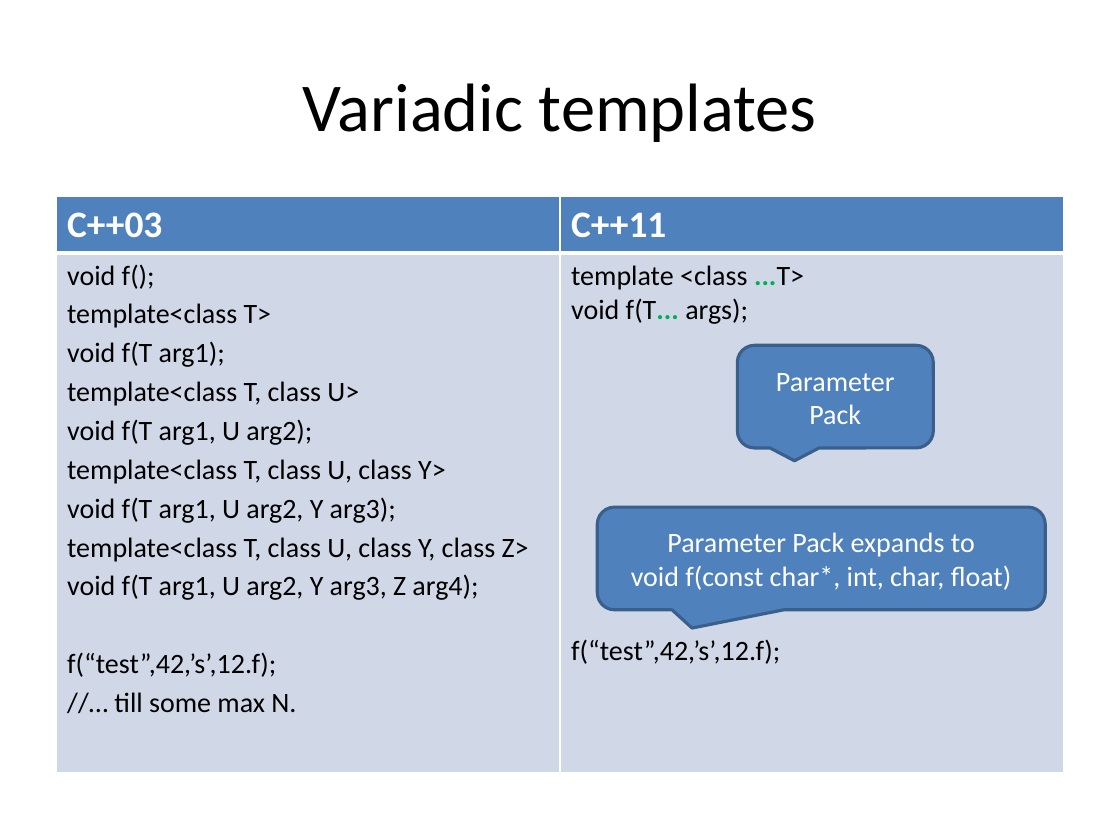
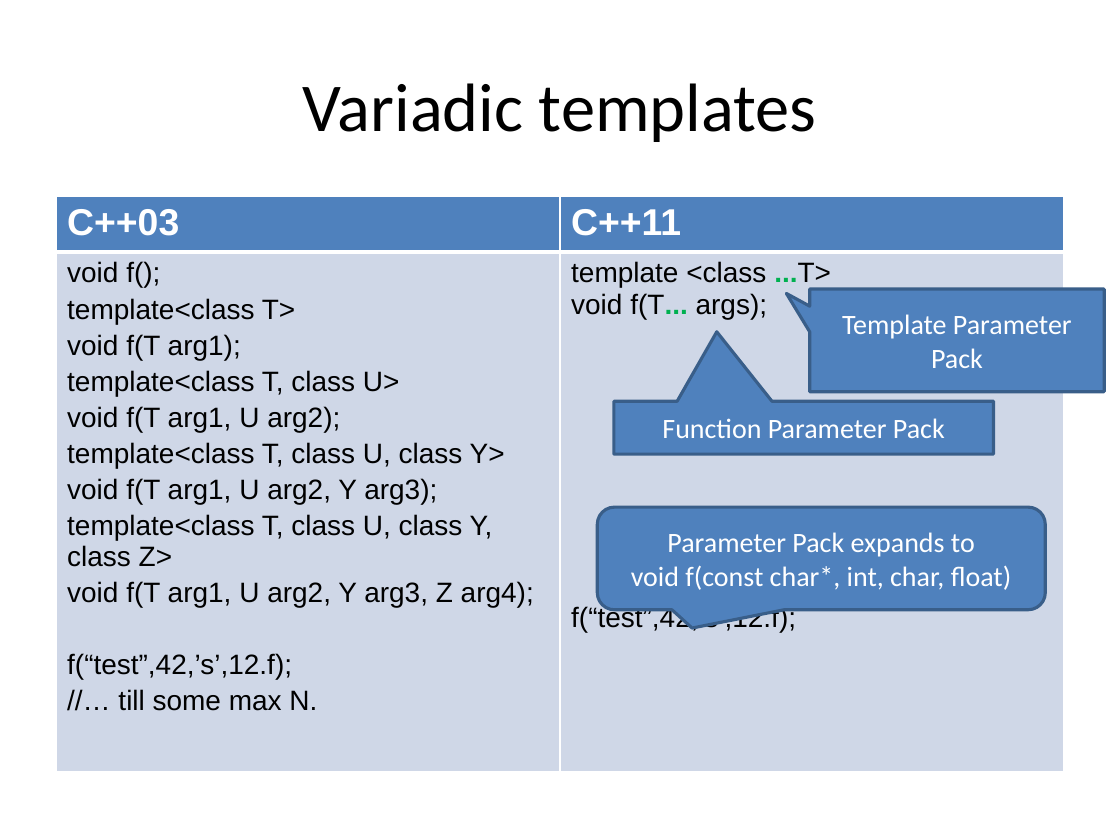
Before and after one commit to xtofl/cpp11training, a slide deck: slide 44 of slides/1.coreextensions-c11-121213071023-phpapp02-reordered.pptx (slide 40 before the commit). Drawn at 1120x840 pixels with LibreOffice and Linux fonts; fonts in the diff are those of the drawing. Boxes give left, top, right and bottom in pixels: in the first picture for what was removed or moved away, otherwise in the second. Text is boxed around its words. In the diff, an @@ line names an element or a change of style, - is before the commit and + after.

```diff
--- a/slides/1.coreextensions-c11-121213071023-phpapp02-reordered.pptx
+++ b/slides/1.coreextensions-c11-121213071023-phpapp02-reordered.pptx
@@ table at bbox=[56, 196, 1064, 715] @@
@@ fill #D0D8E8 to #CFD7E7 in row 2 @@
@@ font Calibri to Arial @@
@@ less space between paragraphs @@
@@ rounded speech box added at bbox=[810, 289, 1104, 392], fill #4F81BD, outline #395E89 2 pt, 18 pt, text #FFFFFF @@
+Template Parameter Pack
@@ rounded speech box "Function Parameter Pack": place and size @@
-rounded speech box "Function Parameter Pack" at bbox=[737, 345, 933, 448]
+rounded speech box "Function Parameter Pack" at bbox=[614, 401, 993, 454]
@@ rounded speech box "Function Parameter Pack" at bbox=[614, 401, 993, 454]: outline #3A5F8C 2 pt to #395E89 2 pt; proportions changed @@
@@ text in rounded speech box at bbox=[662, 418, 945, 438]: text changed @@
-Parameter Pack
+Function Parameter Pack
@@ rounded speech box "Parameter Pack expands to" at bbox=[597, 507, 1045, 610]: outline #3A5F8C 2 pt to #395E89 2 pt @@
```
Also in this commit, not shown: 46 other slides changed, 5 slides added, 5 slides removed, 1 other file.
